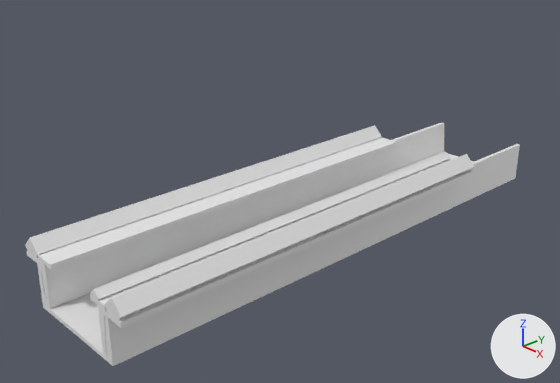
Renders of the Blender file Base.blend from each side of a commit.
One viewpoint serves both versions: a 50 mm lens placed at (1.04, -1.839, 1.181), pointed at (-0.168, -0.737, 0.472). The lights are fixed; the arrows at lower right show +X, +Y and +Z.

The older version as bpy lines, for what is in view:
```python
me_cubo_003 = bpy.data.meshes.new('Cubo.003')
me_cubo_003.from_pydata(...)  # a box spanning x 0.0..0.01, y -1.01..0.0, z 0.0..0.05
me_cubo_004 = bpy.data.meshes.new('Cubo.004')
me_cubo_004.from_pydata(...)  # 10 vertices, 7 faces; spans x 0.0..0.038, y -1.01..0.0, z 0.0..0.038
me_plane = bpy.data.meshes.new('Plane')
me_plane.from_pydata(...)  # 44 vertices, 32 faces; spans x -0.264..0.0, y -0.1..0.0, z 0.0..1.29
ob_base_global = bpy.data.objects.new('Base global', me_plane)
ob_base_global.location = (-0.264, 0.0, 0.35)
ob_base_global.rotation_euler = (-1.571, 0.0, 3.142)  # degrees (-90, 0, 180)
ob_guia_interior_frontal = bpy.data.objects.new('Guia interior Frontal', me_cubo_003)
ob_guia_interior_frontal.location = (-0.254, -0.28, 0.471)
ob_guia_interior_frontal.rotation_euler = (0.0, 1.571, 0.0)  # degrees (0, 90, 0)
ob_guia_principal_frontal = bpy.data.objects.new('Guia principal Frontal', me_cubo_004)
ob_guia_principal_frontal.location = (-0.309, -0.28, 0.472)
ob_guia_principal_frontal.rotation_euler = (0.0, 0.785, 0.0)  # degrees (0, 45, 0)
# also in view: 'Base superior Frontal' at (-0.269, -0.785, 0.41); 'Guia interior Posterior.002' at (-0.033, -0.785, 0.465); 'Base superior Posterior' at (0.004, -0.785, 0.41); 'Guia principal Posterior' at (0.017, -0.785, 0.48); 'Guia secundaria Posterior' at (-0.043, -0.784, 0.479)
```
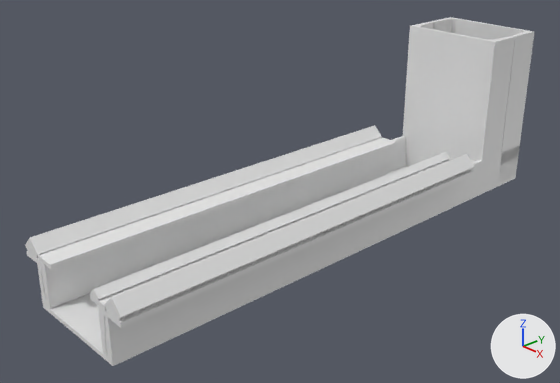
Commit message: Modificacion Base

The edits, one by one:
Material 'Default OBJ.001' (mat_default_obj_001) is new.
Its base color is (0.8, 0.8, 0.8) (white #e7e7e7).
Material 'Default OBJ' (mat_default_obj) is new.
Its base color is (0.8, 0.8, 0.8) (white #e7e7e7).
Mesh me_plane_002 is new.
It has 32 vertices, 24 faces and spans x 0.0..0.264, y 0.0..0.09, z -1.17..-0.77.
It uses material mat_default_obj_001 (white #e7e7e7).
Mesh me_plane_001 is new.
It has 32 vertices, 24 faces and spans x 0.0..0.264, y 0.0..0.09, z -1.17..-0.77.
It uses material mat_default_obj (white #e7e7e7).
Object 'Cabeza Polea.001' (ob_cabeza_polea_001) is new; it shows me_plane_002.
Its location is (-0.264, -0.18, 1.53).
Object 'Cabeza Polea' (ob_cabeza_polea) is new; it shows me_plane_001.
Its location is (0.0, 0.0, 1.53).
Its rotation in degrees is (0, 0, 180).

Changed parts and their boxes (x1, y1, x2, y2) in the pictures (560 x 383 px):
'Cabeza Polea.001', added: after (403, 22, 515, 192)
'Cabeza Polea', added: after (431, 17, 534, 183)
